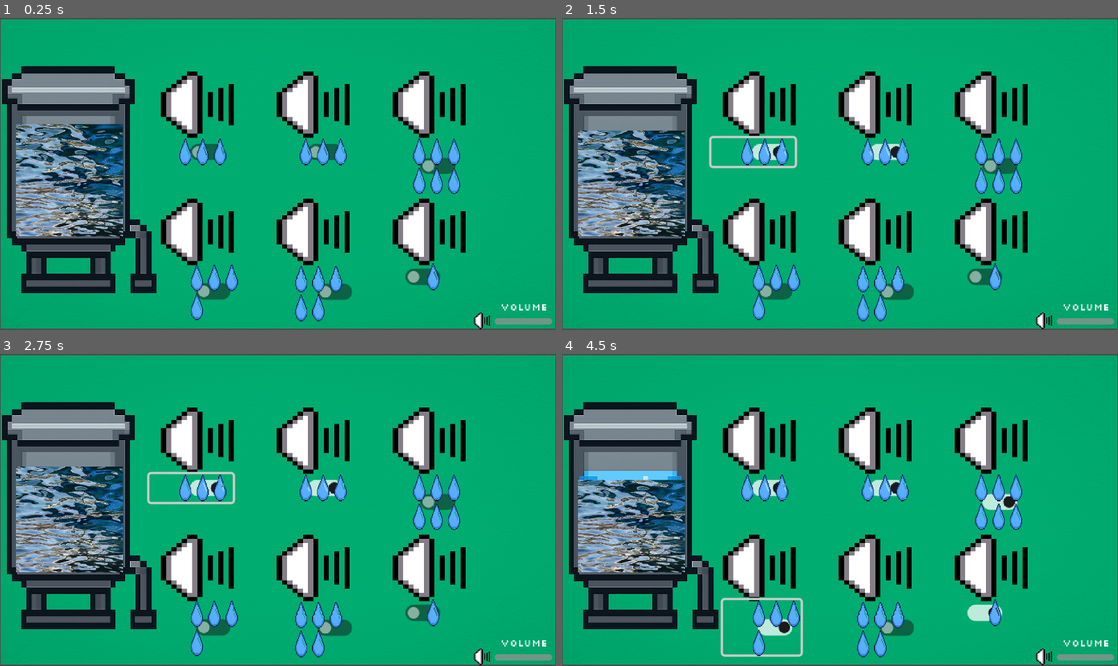
Above: before the commit, frames 1-4 (two rows, left to right).
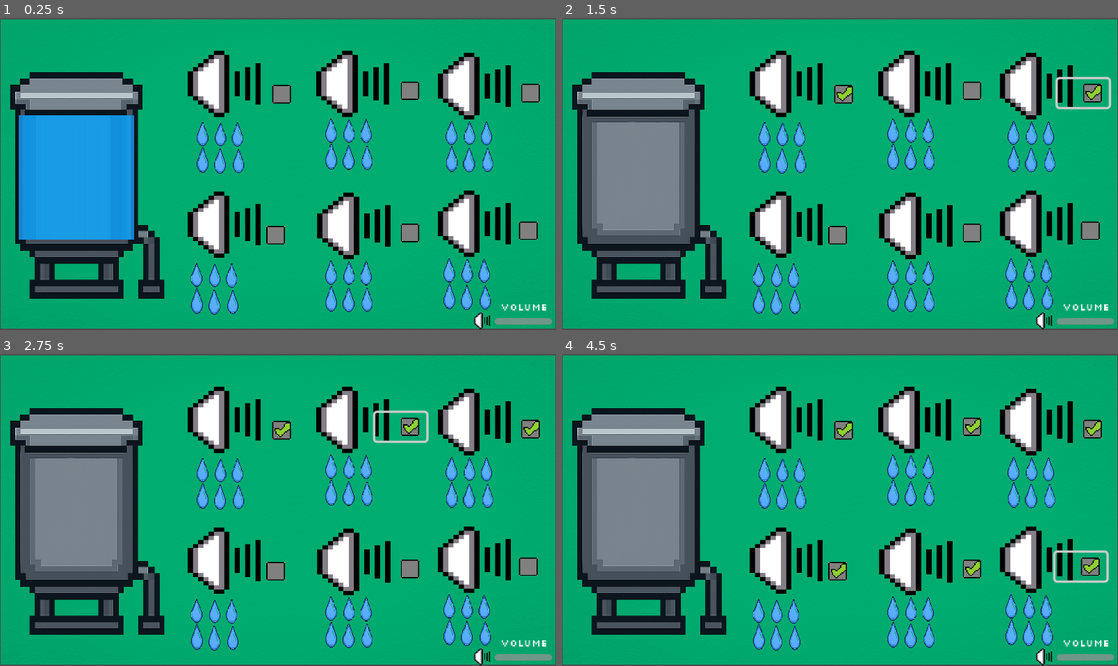
Above: after the commit, the same moments.

Repository: trabalho-engenharia-de-software1/salve-as-gotinhas
Game: Godot game, scene res://cenas/fase2/fase2_cena.tscn
Same seed, same stepped clock (60 frames per second), same inputs: the game is played once before the commit and once after it. This scene is started directly instead of the project's main scene.
Inputs (mouse positions are in pixels of both pictures, inside the frame that each line leads up to; where the layout moved, square brackets give the same spot in the first picture):
- Up to frame 1 (0.25 s): no input
- Up to frame 2 (1.5 s): click (834, 92) [873, 152] at 0.5 s; click (1084, 92) [751, 152] at 1.25 s
- Up to frame 3 (2.75 s): click (400, 425) at 2.02 s
- Up to frame 4 (4.5 s): click (828, 572) [984, 612] at 2.75 s; click (962, 569) [984, 500] at 3.5 s; click (1079, 566) [762, 628] at 4.25 s

The runs differ from the first frame. In frame 1, 39% of the frame differs, in the area x 0-98%, y 10-98%; in frame 2, 38%; in frame 3, 38%; in frame 4, 38%.

Commit message:
check e reservatorio feitos

Diff:
--- /dev/null
+++ b/backgrounds/opcao_gasto.tscn
@@ -0,0 +1,51 @@
+[gd_scene load_steps=5 format=3 uid="uid://cd77kf2d3uwya"]
+
+[ext_resource type="Texture2D" uid="uid://dxwtfv5atsmou" path="res://backgrounds/botao-check/botao-check.png" id="1_1cvmd"]
+[ext_resource type="Script" uid="uid://dlp22w2uog2kk" path="res://scripts/opcao_gasto.gd" id="2_7xbv1"]
+[ext_resource type="Texture2D" uid="uid://bw3n6dwddli6k" path="res://backgrounds/botao-check/botao-vazio.png" id="2_fn3ub"]
+[ext_resource type="Texture2D" uid="uid://covqtvxxrwmxh" path="res://backgrounds/gotinha.png" id="3_7xbv1"]
+
+[node name="OpcaoGasto" type="CheckButton" groups=["opcoes_clicaveis"]]
+offset_left = 59.0
+offset_top = 16.0
+offset_right = 103.0
+offset_bottom = 40.0
+size_flags_horizontal = 8
+size_flags_vertical = 0
+theme_override_icons/checked = ExtResource("1_1cvmd")
+theme_override_icons/unchecked = ExtResource("2_fn3ub")
+flat = true
+script = ExtResource("2_7xbv1")
+
+[node name="Gotas" type="Node2D" parent="."]
+position = Vector2(-79, 52)
+
+[node name="gotinha" type="Sprite2D" parent="Gotas"]
+position = Vector2(56.39601, -5.063998)
+scale = Vector2(0.02030471, 0.027468747)
+texture = ExtResource("3_7xbv1")
+
+[node name="gotinha2" type="Sprite2D" parent="Gotas"]
+position = Vector2(71, -5.000002)
+scale = Vector2(0.020046873, 0.028320305)
+texture = ExtResource("3_7xbv1")
+
+[node name="gotinha3" type="Sprite2D" parent="Gotas"]
+position = Vector2(40.764, -5.500002)
+scale = Vector2(0.021023436, 0.028320305)
+texture = ExtResource("3_7xbv1")
+
+[node name="gotinha4" type="Sprite2D" parent="Gotas"]
+position = Vector2(72, 17.999998)
+scale = Vector2(0.020046875, 0.028320305)
+texture = ExtResource("3_7xbv1")
+
+[node name="gotinha5" type="Sprite2D" parent="Gotas"]
+position = Vector2(56, 17.999998)
+scale = Vector2(0.021023436, 0.029296868)
+texture = ExtResource("3_7xbv1")
+
+[node name="gotinha6" type="Sprite2D" parent="Gotas"]
+position = Vector2(41, 17.000002)
+scale = Vector2(0.021023441, 0.030273436)
+texture = ExtResource("3_7xbv1")
--- a/cenas/fase2/fase2_cena.tscn
+++ b/cenas/fase2/fase2_cena.tscn
@@ -2,7 +2,7 @@
 
 [ext_resource type="Texture2D" uid="uid://bayahoy3dxj17" path="res://backgrounds/background_branco.jpg" id="1_5rxyx"]
 [ext_resource type="Script" uid="uid://d1dpiv0f36tmu" path="res://scripts/fase_2.gd" id="1_8eytn"]
-[ext_resource type="PackedScene" uid="uid://cd77kf2d3uwya" path="res://cenas/fase2/opcao_gasto.tscn" id="4_eap3x"]
+[ext_resource type="PackedScene" uid="uid://cd77kf2d3uwya" path="res://backgrounds/opcao_gasto.tscn" id="4_eap3x"]
 [ext_resource type="PackedScene" uid="uid://bnpy5m36en3sk" path="res://cenas/fase2/reservatorio.tscn" id="5_8eytn"]
 [ext_resource type="Texture2D" uid="uid://mftyq74pt3m0" path="res://buttons/volume.png" id="5_x1yhp"]
 
@@ -16,78 +16,79 @@
 texture = ExtResource("1_5rxyx")
 region_filter_clip_enabled = true
 
-[node name="Reservatorio" parent="." instance=ExtResource("5_8eytn")]
-position = Vector2(-2, 6)
-
 [node name="BoxOpcoes" type="Node2D" parent="."]
 
-[node name="OpcaoGasto" parent="BoxOpcoes" instance=ExtResource("4_eap3x")]
-offset_left = 233.0
-offset_top = 104.0
-offset_right = 302.66666
-offset_bottom = 128.0
-custo_e_gotas = 3
-
 [node name="SpriteOpcao1" type="Sprite2D" parent="BoxOpcoes"]
-position = Vector2(175, 75)
+position = Vector2(197.99998, 57)
 scale = Vector2(4.5, 3.587)
 texture = ExtResource("5_x1yhp")
 
 [node name="SpriteOpcao2" type="Sprite2D" parent="BoxOpcoes"]
-position = Vector2(375, 185)
+position = Vector2(413.99997, 178.00002)
 scale = Vector2(4.5, 3.587)
 texture = ExtResource("5_x1yhp")
 
 [node name="SpriteOpcao3" type="Sprite2D" parent="BoxOpcoes"]
-position = Vector2(275, 75)
+position = Vector2(309, 57)
 scale = Vector2(4.5, 3.587)
 texture = ExtResource("5_x1yhp")
 
 [node name="SpriteOpcao4" type="Sprite2D" parent="BoxOpcoes"]
-position = Vector2(175, 185)
+position = Vector2(198, 178.696)
 scale = Vector2(4.5, 3.587)
 texture = ExtResource("5_x1yhp")
 
 [node name="SpriteOpcao5" type="Sprite2D" parent="BoxOpcoes"]
-position = Vector2(375, 75)
+position = Vector2(413.99997, 59)
 scale = Vector2(4.5, 3.587)
 texture = ExtResource("5_x1yhp")
 
 [node name="SpriteOpcao6" type="Sprite2D" parent="BoxOpcoes"]
-position = Vector2(275, 185)
+position = Vector2(310, 180)
 scale = Vector2(4.5, 3.587)
 texture = ExtResource("5_x1yhp")
 
+[node name="OpcaoGasto" parent="BoxOpcoes" instance=ExtResource("4_eap3x")]
+offset_left = 213.0
+offset_top = 54.0
+offset_right = 257.0
+offset_bottom = 78.0
+custo_e_gotas = 6
+
+[node name="OpcaoGasto2" parent="BoxOpcoes" instance=ExtResource("4_eap3x")]
+offset_left = 324.0
+offset_top = 51.0
+offset_right = 368.0
+offset_bottom = 75.0
+custo_e_gotas = 6
+
 [node name="OpcaoGasto3" parent="BoxOpcoes" instance=ExtResource("4_eap3x")]
-offset_left = 129.0
-offset_top = 104.0
-offset_right = 201.0
-offset_bottom = 128.0
-custo_e_gotas = 3
+offset_left = 428.0
+offset_top = 53.0
+offset_right = 472.0
+offset_bottom = 77.0
+custo_e_gotas = 6
 
 [node name="OpcaoGasto4" parent="BoxOpcoes" instance=ExtResource("4_eap3x")]
-offset_left = 343.0
-offset_top = 212.0
-offset_right = 387.0
-offset_bottom = 236.0
+offset_left = 208.0
+offset_top = 176.0
+offset_right = 252.0
+offset_bottom = 200.0
+custo_e_gotas = 6
 
 [node name="OpcaoGasto5" parent="BoxOpcoes" instance=ExtResource("4_eap3x")]
-offset_left = 331.0
-offset_top = 104.0
-offset_right = 400.0
-offset_bottom = 152.0
-custo_e_gotas = 7
+offset_left = 324.0
+offset_top = 174.0
+offset_right = 368.0
+offset_bottom = 198.0
+custo_e_gotas = 6
 
 [node name="OpcaoGasto6" parent="BoxOpcoes" instance=ExtResource("4_eap3x")]
-offset_left = 139.0
-offset_top = 213.0
-offset_right = 206.0
-offset_bottom = 260.0
-custo_e_gotas = 4
+offset_left = 426.0
+offset_top = 172.0
+offset_right = 470.0
+offset_bottom = 196.0
+custo_e_gotas = 6
 
-[node name="OpcaoGasto7" parent="BoxOpcoes" instance=ExtResource("4_eap3x")]
-offset_left = 229.0
-offset_top = 214.0
-offset_right = 311.0
-offset_bottom = 260.0
-custo_e_gotas = 5
+[node name="Reservatorio" parent="." instance=ExtResource("5_8eytn")]
+position = Vector2(5, 11)
--- a/cenas/fase2/opcao_gasto.tscn
+++ /dev/null
@@ -1,50 +0,0 @@
-[gd_scene load_steps=3 format=3 uid="uid://cd77kf2d3uwya"]
-
-[ext_resource type="Script" uid="uid://dlp22w2uog2kk" path="res://scripts/opcao_gasto.gd" id="2_7xbv1"]
-[ext_resource type="Texture2D" uid="uid://covqtvxxrwmxh" path="res://backgrounds/gotinha.png" id="3_7xbv1"]
-
-[node name="OpcaoGasto" type="CheckButton" groups=["opcoes_clicaveis"]]
-offset_right = 44.0
-offset_bottom = 24.0
-size_flags_horizontal = 8
-size_flags_vertical = 0
-flat = true
-script = ExtResource("2_7xbv1")
-
-[node name="Gotas" type="Node2D" parent="."]
-position = Vector2(-79, 52)
-
-[node name="gotinha6" type="Sprite2D" parent="Gotas"]
-position = Vector2(110, -40)
-scale = Vector2(0.022, 0.031)
-texture = ExtResource("3_7xbv1")
-
-[node name="gotinha7" type="Sprite2D" parent="Gotas"]
-visible = false
-position = Vector2(125, -40)
-scale = Vector2(0.022, 0.031)
-texture = ExtResource("3_7xbv1")
-
-[node name="gotinha8" type="Sprite2D" parent="Gotas"]
-visible = false
-position = Vector2(140, -40)
-scale = Vector2(0.022, 0.031)
-texture = ExtResource("3_7xbv1")
-
-[node name="gotinha9" type="Sprite2D" parent="Gotas"]
-visible = false
-position = Vector2(110, -15)
-scale = Vector2(0.022, 0.031)
-texture = ExtResource("3_7xbv1")
-
-[node name="gotinha10" type="Sprite2D" parent="Gotas"]
-visible = false
-position = Vector2(125, -15)
-scale = Vector2(0.022, 0.031)
-texture = ExtResource("3_7xbv1")
-
-[node name="gotinha11" type="Sprite2D" parent="Gotas"]
-visible = false
-position = Vector2(140, -15)
-scale = Vector2(0.022, 0.031)
-texture = ExtResource("3_7xbv1")
--- a/cenas/fase2/reservatorio.tscn
+++ b/cenas/fase2/reservatorio.tscn
@@ -1,8 +1,8 @@
 [gd_scene load_steps=4 format=3 uid="uid://bnpy5m36en3sk"]
 
 [ext_resource type="Script" uid="uid://pnlcnmyuismo" path="res://scripts/reservatorio.gd" id="1_huco5"]
-[ext_resource type="Texture2D" uid="uid://ds1dwatokf0xy" path="res://backgrounds/caixadaagua.png" id="2_huco5"]
-[ext_resource type="Texture2D" uid="uid://bh3m5glrnxn65" path="res://backgrounds/agua.jpeg" id="3_wvfnn"]
+[ext_resource type="Texture2D" uid="uid://44x26dpght14" path="res://backgrounds/caixa-da-agua/caixa-da-agua-vazia.png" id="2_huco5"]
+[ext_resource type="Texture2D" uid="uid://boyj441hdfqcm" path="res://backgrounds/caixa-da-agua/agua_cortada.png" id="3_huco5"]
 
 [node name="Reservatorio" type="Node2D"]
 script = ExtResource("1_huco5")
@@ -13,10 +13,10 @@
 texture = ExtResource("2_huco5")
 
 [node name="agua" type="Sprite2D" parent="."]
-position = Vector2(108, 183.00002)
-rotation = 3.1415927
-scale = Vector2(0.12562475, 0.08812018)
-texture = ExtResource("3_wvfnn")
+position = Vector2(111, 181)
+rotation = -3.1415925
+scale = Vector2(0.2419319, 0.3511236)
+texture = ExtResource("3_huco5")
 centered = false
 region_enabled = true
 region_rect = Rect2(0, 0, 736, 1104)
--- a/scripts/fase_2.gd
+++ b/scripts/fase_2.gd
@@ -29,10 +29,10 @@
 
 	# Se a caixa foi marcada, gasta água
 	if foi_marcado:
-		agua_atual -= custo
+		agua_atual -= 10 * custo
 	# Se foi desmarcada, devolve a água
 	else:
-		agua_atual += custo
+		agua_atual += 10 * custo
 
 	# Garante que a água não saia dos limites
 	agua_atual = clamp(agua_atual, 0.0, agua_maxima)
--- a/scripts/reservatorio.gd
+++ b/scripts/reservatorio.gd
@@ -1,33 +1,25 @@
-# Script: reservatorio.gd
-# Anexado ao nó raiz da cena Reservatorio.tscn
-
 extends Node2D
 
+# O caminho DEVE ser este por causa da nossa hierarquia
 @onready var agua_sprite: Sprite2D = $agua
+
 var altura_total_agua: float
 var largura_total_agua: float
 
 func _ready():
-	# Espera um frame para garantir que a textura foi carregada
 	await get_tree().process_frame
-	altura_total_agua = agua_sprite.texture.get_height()
-	largura_total_agua = agua_sprite.texture.get_width()
+	if agua_sprite.texture:
+		altura_total_agua = agua_sprite.texture.get_height()
+		largura_total_agua = agua_sprite.texture.get_width()
 
-	# Garante que o reservatório comece cheio
 	atualizar_nivel(100.0, 100.0)
 
-# Função pública que o "chefe" vai chamar para atualizar o nível
 func atualizar_nivel(valor_atual: float, valor_maximo: float):
-	if altura_total_agua == 0: return # Proteção contra erro na inicialização
+	if altura_total_agua == 0: return
 
-	# Calcula a porcentagem de água que ainda temos (um número de 0.0 a 1.0)
 	var porcentagem = valor_atual / valor_maximo
+	var nova_altura = altura_total_agua * porcentagem
+	# Esta é a lógica para esvaziar por cima
+	var nova_y = altura_total_agua
 
-	# Calcula a nova ALTURA do nosso "corte" na imagem
-	var nova_altura_do_corte = altura_total_agua * porcentagem
-
-	# Calcula a posição Y do TOPO do nosso "corte"
-	var nova_pos_y_do_corte = 0
-
-	# Aplica o novo "corte" retangular na sprite da água
-	agua_sprite.region_rect = Rect2(0, nova_pos_y_do_corte, largura_total_agua, nova_altura_do_corte)
+	agua_sprite.region_rect = Rect2(0, nova_y, largura_total_agua, nova_altura)
Not shown, added: backgrounds/botao-check/botao-check.png.import
Not shown, added: backgrounds/botao-check/botao-vazio.png.import
Not shown, added: backgrounds/caixa-da-agua/agua-100.png.import
Binary file added: backgrounds/caixa-da-agua/agua_cortada.png
Not shown, added: backgrounds/caixa-da-agua/agua_cortada.png.import
Not shown, added: backgrounds/caixa-da-agua/caixa-da-agua-cheia.png.import
Not shown, added: backgrounds/caixa-da-agua/caixa-da-agua-vazia.png.import
Not shown, added: backgrounds/sprites-fase1/chuveiro.png.import
Not shown, added: backgrounds/sprites-fase1/mangueira.png.import
Not shown, added: backgrounds/sprites-fase1/regador.png.import
Not shown, added: backgrounds/sprites-fase1/sanitario.png.import
Not shown, added: backgrounds/sprites-fase1/torneira.png.import
(and 1 more such lines)
